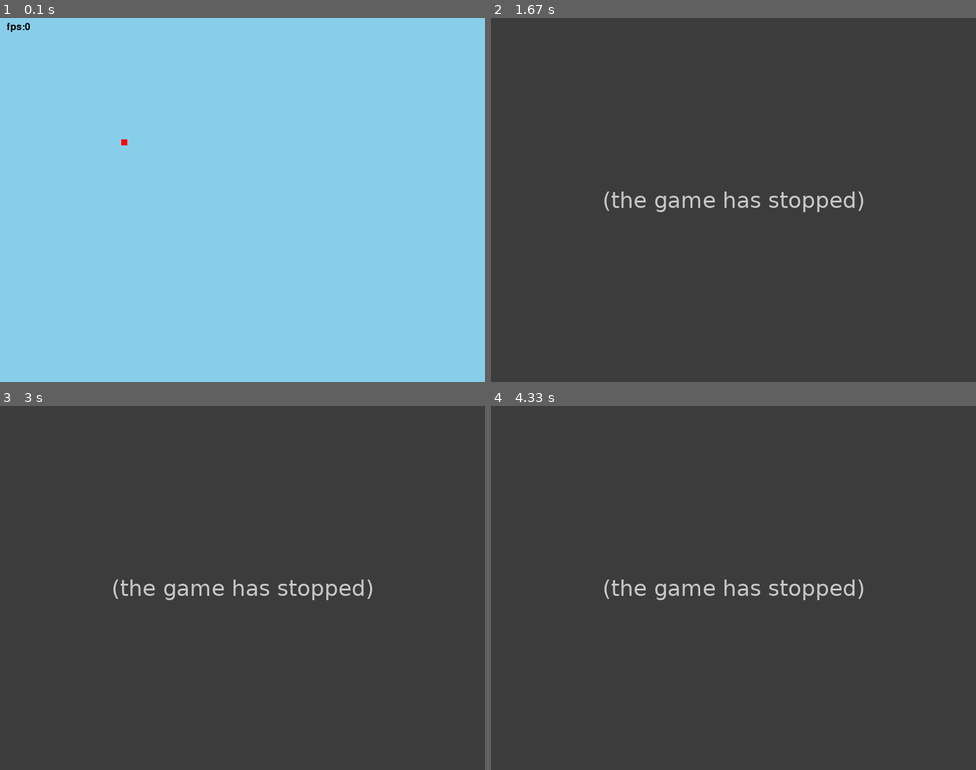
Above: before the commit, frames 1-4 (two rows, left to right).
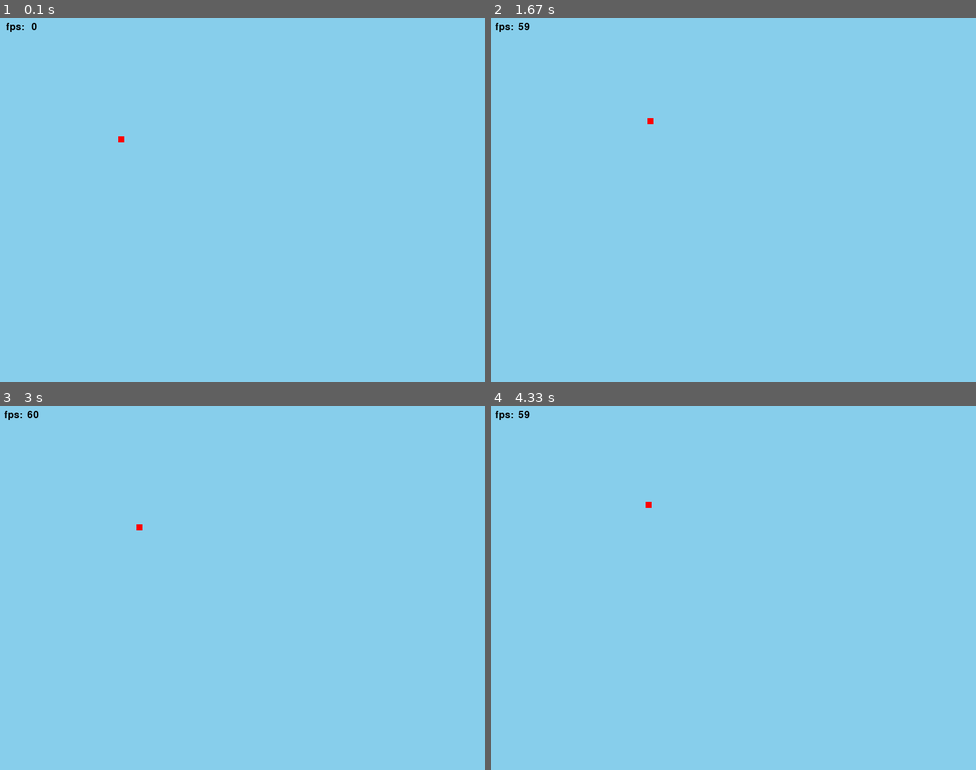
Above: after the commit, the same moments.

Repository: LTstrange/PyGameEngine
Game: pygame game, started from main.py
Two runs of this game, one before a commit and one after it. Both use one fixed random seed, a clock stepped at 60 frames per second and the inputs below.
Inputs (mouse positions are in pixels of both pictures, inside the frame that each line leads up to):
- Up to frame 1 (0.1 s): no input
- Up to frame 2 (1.67 s): click (510, 25) at 0.38 s; hold Right 0.67-1.13 s; hold Up 1.17-1.47 s; hold Right from 1.5 s (still down)
- Up to frame 3 (3 s): release Right at 1.97 s; hold Left 2-2.53 s; hold Down 2.57-2.87 s; hold Left from 2.9 s (still down)
- Up to frame 4 (4.33 s): release Left at 3.3 s; hold Up 3.33-3.7 s; hold Right from 3.73 s (still down)

The runs differ from the first frame. In frame 1, 0.1% of the frame differs, in the area x 1-27%, y 1-35%; in frame 2, 100%; in frame 3, 100%, in the area x 0-100%, y 0-100%; in frame 4, 100%.
Error before the commit: TypeError: Invalid rect, all 4 fields must be numeric (Input.py line 21); the game stopped at 0.38 s (later frames are placeholders)

Commit message:
Replace Sprite with DirtySprite.

Diff:
--- a/PyGameEngine/Object.py
+++ b/PyGameEngine/Object.py
@@ -4,10 +4,10 @@
 import pygame
 from pygame.color import THECOLORS
 from pygame.math import Vector2
-from pygame.sprite import Sprite, AbstractGroup
+from pygame.sprite import AbstractGroup, DirtySprite
 
 
-class Object(Sprite):
+class Object(DirtySprite):
     def __init__(self, pos, size, color, *groups: AbstractGroup):
         super().__init__(*groups)
         self.pos = Vector2(pos)
@@ -21,7 +21,7 @@
         pass
 
     def handle_input(self, *args, **kwargs):
-        pass
+        self.dirty = 1
 
     @property
     def image(self):
@@ -29,5 +29,5 @@
 
     @property
     def rect(self):
-        self._rect = self.pos
+        self._rect.center = self.pos
         return self._rect
--- a/PyGameEngine/Scene.py
+++ b/PyGameEngine/Scene.py
@@ -4,7 +4,7 @@
 import warnings
 
 import pygame
-from pygame.sprite import Group
+from pygame.sprite import Group, LayeredDirty
 
 
 class Scene:
@@ -13,17 +13,19 @@
         self.background = pygame.Surface(self.game.screen.get_rect()[2:])
         self.background.fill(bg_color)
 
-        self.group = Group()
+        self.group = LayeredDirty()
 
         self.set_layout()
         self.set_objects()
+
+        self.group.clear(self.game.screen, self.background)
 
     def update(self, *args, **kwargs):
         self.group.update(*args, **kwargs)
 
     def draw(self):
-        self.game.screen.blit(self.background, self.background.get_rect())
-        self.group.draw(self.game.screen)
+        rects = self.group.draw(self.game.screen)
+        return rects
 
     def set_layout(self):
         warnings.warn("Scene.set_layout function NOT implement!")
--- a/PyGameEngine/UI.py
+++ b/PyGameEngine/UI.py
@@ -3,10 +3,10 @@
 # @Author  : LTstrange
 import pygame
 from pygame.color import THECOLORS
-from pygame.sprite import AbstractGroup, Sprite
+from pygame.sprite import AbstractGroup, Sprite, DirtySprite
 
 
-class Button(Sprite):
+class Button(DirtySprite):
     def __init__(self, pos, size, color, func, *groups: AbstractGroup, text=None, text_color=None,
                  font: pygame.font.Font = None) -> None:
         super().__init__(*groups)
@@ -33,12 +33,14 @@
     def set_color(self, color):
         self.color = color
         self._image.fill(color)
+        self.dirty = 1
 
     def handle_input(self, *args, **kwargs):
         if self.func:
             self.func(*args, **kwargs)
         else:
             print("Being clicked.")
+        self.dirty = 1
 
     def update(self, *args, **kwargs):
         pass
@@ -51,7 +53,7 @@
         return img
 
 
-class TextBar(Sprite):
+class TextBar(DirtySprite):
     """
     Changeable TextBar. Display dynamic text.
     """
@@ -74,6 +76,7 @@
 
     def set_text(self, text: str):
         self.text = text
+        self.dirty = 1
 
     @property
     def image(self):
@@ -90,3 +93,6 @@
         if self.text_key:
             text = kwargs.get(self.text_key, '')
         self.set_text(text)
+
+    def handle_input(self, *args, **kwargs):
+        pass
--- a/examples/ColorPicker.py
+++ b/examples/ColorPicker.py
@@ -21,6 +21,7 @@
 
     def handle_input(self, *args, **kwargs):
         print(f"{self.name}:{self.color}")
+        self.dirty = 1
 
 
 class ColorScene(Scene):
@@ -41,7 +42,7 @@
 
                 ColorBlock((i * 20, j * 20), (20, 20), name, color, self.group)
 
-        TextBar((25 * 2 * 10, 23 * 2 * 10), (60, 30), self.group, text_key='fps', text_color=THECOLORS['white'])
+        TextBar((24 * 2 * 10, 23 * 2 * 10), (60, 30), self.group, text_key='fps', text_color=THECOLORS['white'])
 
 
 class Game:
@@ -64,11 +65,11 @@
         while self.running:
             self.Clock.tick()
             self.input.update()
-            fps = f"fps:{int(self.Clock.get_fps())}"
+            fps = f"fps:{int(self.Clock.get_fps()):>4d}"
             self.scene.update(fps=fps)
 
-            self.scene.draw()
-            pygame.display.flip()
+            rects = self.scene.draw()
+            pygame.display.update(rects)
 
 
 if __name__ == '__main__':
--- a/main.py
+++ b/main.py
@@ -19,7 +19,7 @@
         b = Button((0, 0), (200, 50), THECOLORS['yellow'], None, self.group, text='START')
         b.rect.center = (400, 300)
 
-        TextBar((0, 0), (60, 30), self.group, text_key='fps')
+        TextBar((0, 0), (70, 30), self.group, text_key='fps')
 
 
 class GameScene(Scene):
@@ -27,10 +27,11 @@
         super().__init__(game, bg_color)
 
     def set_layout(self):
-        TextBar((0, 0), (60, 30), self.group, text_key='fps')
+        TextBar((0, 0), (70, 30), self.group, text_key='fps')
 
     def set_objects(self):
         Character((200, 200), (10, 10), THECOLORS['red'], self.game, self.group)
+        pass
 
 
 class Character(Object):
@@ -38,10 +39,11 @@
         super().__init__(pos, size, color, *groups)
         self.game = game
         self.velocity = 100
+
     def update(self, *args, **kwargs):
         axis = self.game.input.axis if self.game.input.axis.length() == 0 else self.game.input.axis.normalize()
-        self.pos.xy += axis * self.velocity * self.game.deltatime / 1000
-        print(self.pos)
+        self.pos.xy += axis * self.velocity * self.game.delta_time / 1000
+        super(Character, self).handle_input()
 
 
 class Game:
@@ -59,16 +61,18 @@
         self.scene = GameScene(self, BG_COLOR)
 
         self.Clock = pygame.time.Clock()
+        self.delta_time = 0
 
     def run(self):
         while self.running:
-            self.deltatime = self.Clock.tick()
+            self.delta_time = self.Clock.tick()
             self.input.update()
-            fps = f"fps:{int(self.Clock.get_fps())}"
+            fps = self.Clock.get_fps()
+            fps = f"fps:{int(fps) if fps < 1000 else 1000:>4d}"
             self.scene.update(fps=fps)
 
-            self.scene.draw()
-            pygame.display.flip()
+            rects = self.scene.draw()
+            pygame.display.update(rects)
 
 
 if __name__ == '__main__':
